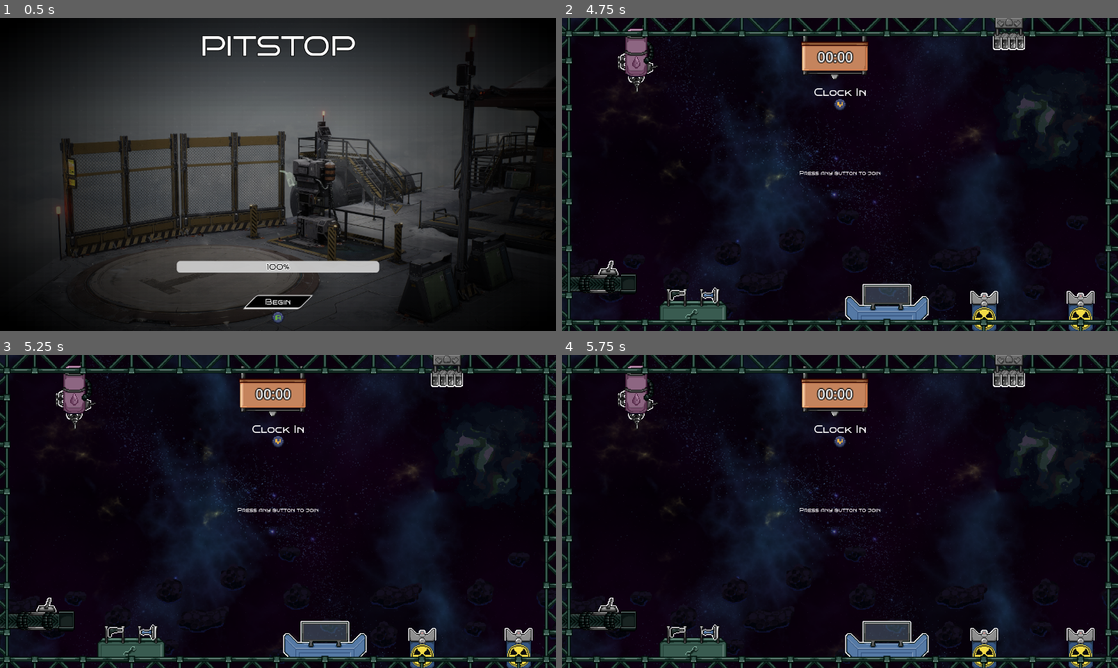
Above: before the commit, frames 1-4 (two rows, left to right).
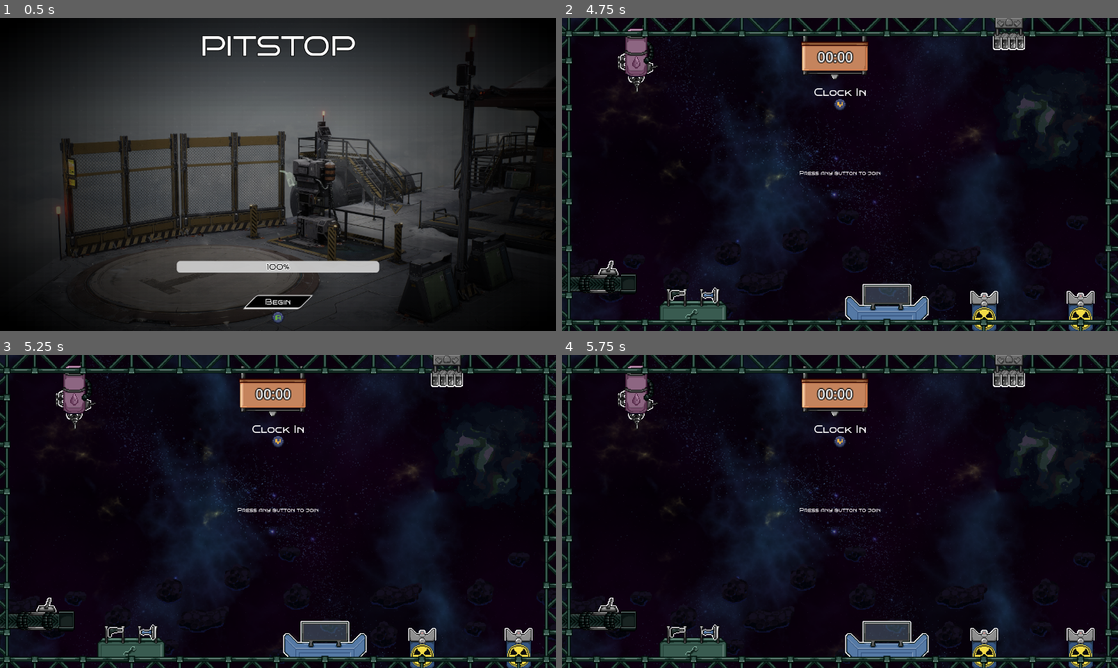
Above: after the commit, the same moments.

Repository: IMP1/pitstop
Game: Godot game, scene res://scenes/splash.tscn
Two runs of this game, one before a commit and one after it. Both use one fixed random seed, a clock stepped at 60 frames per second and the inputs below. Sound files missing from this copy of the repository are replaced by a short silence.
Inputs (mouse positions are in pixels of both pictures, inside the frame that each line leads up to):
- Up to frame 1 (0.5 s): no input
- Up to frame 2 (4.75 s): click "Begin" at 0.5 s; tap Enter every 0.75 s from 1.25 to 4.25 s; move the mouse to (962, 158) at 1.27 s; hold Right (ui_right) 1.28-2.03 s; hold T (vote_DEVICE) 1.28-2.03 s; click (962, 158) at 1.42 s; move the mouse to (728, 190) at 2.02 s; hold Down (ui_down) 2.03-2.78 s; tap T (vote_DEVICE) at 2.1, 3.6 s; move the mouse to (895, 105) at 2.77 s; hold Right (ui_right) 2.78-3.53 s; hold T (vote_DEVICE) 2.78-3.53 s; move the mouse to (812, 237) at 3.52 s; hold Up (ui_up) 3.53-4.28 s; click (812, 237) at 3.67 s; move the mouse to (1006, 221) at 4.27 s; hold Left (ui_left) from 4.28 s (still down); hold T (vote_DEVICE) from 4.28 s (still down)
- Up to frame 3 (5.25 s): keep holding Left (ui_left); tap Enter at 5 s; move the mouse to (111, 464) at 5.02 s; release T (vote_DEVICE) at 5.03 s; tap T (vote_DEVICE) at 5.1 s
- Up to frame 4 (5.75 s): keep holding Left (ui_left)

Frame 1 is identical in both runs. In frame 2, less than 0.1% of the frame differs, in the area x 39-100%, y 68-100%; in frame 3, less than 0.1%; in frame 4, less than 0.1%.

Commit message:
Add custom input prompt for faults needing aligning

Diff:
--- a/project/objects/interactable.gd
+++ b/project/objects/interactable.gd
@@ -4,6 +4,7 @@
 @export var hold_to_interact: bool = false
 @export var highlight_colour: Color = Color.WHITE
 @export var multiple_highlight_colour: Color = Color.WHITE
+@export var custom_interact_icon: Texture2D
 
 var _device_interacting: int
 var _highlight: bool = true
--- a/project/objects/player.gd
+++ b/project/objects/player.gd
@@ -237,6 +237,8 @@
 		_interact_prompt.visible = true
 		_potential_interact = nearest_interactable
 		_potential_interact.set_highlight_colour(colour, device_id)
+		if nearest_interactable.custom_interact_icon:
+			_interact_prompt.texture = nearest_interactable.custom_interact_icon
 
 
 func _update_grabbable() -> void:
--- a/project/objects/ship_components/ship_dirty_window.gd
+++ b/project/objects/ship_components/ship_dirty_window.gd
@@ -14,6 +14,8 @@
 
 func _ready():
 	super()
+	_progress_bar.max_value = time_to_clean
+	_progress_bar.value = 0
 
 
 func can_interact(player: Player) -> bool:
@@ -29,10 +31,12 @@
 		return
 	_device_interacting = player.device_id
 	_is_cleaning = true
+	_progress_bar.visible = true
 	_audio.play()
 
 
 func stop_interacting() -> void:
+	_progress_bar.visible = false
 	_is_cleaning = false
 	_audio.stop()
 
@@ -62,7 +66,7 @@
 		var game := get_node("/root/Game") as GameScene
 		for i in 20:
 			game._add_particle(pos + Vector2.DOWN * randf_range(-1, 1) * 6 + Vector2.RIGHT * randf_range(-1, 1), vel, 5, colour, 0.8)
-	# TODO: Play a squeaky noise?
+	_progress_bar.value = _cleanliness
 	if _cleanliness >= time_to_clean:
 		_cleanliness = time_to_clean
 		_is_finished = true
--- a/project/objects/ship_components/ship_misalignment.gd
+++ b/project/objects/ship_components/ship_misalignment.gd
@@ -40,6 +40,8 @@
 func _start_aligning(player: Player) -> void:
 	_device_interacting = player.device_id
 	_is_aligning = true
+	custom_interact_icon = InputManager.get_icon(InputMap.action_get_events(&"aim_left_%d" % _device_interacting)[0])
+	player._update_interactable()
 	_audio.play()
 
 
@@ -48,6 +50,7 @@
 		return
 	_audio.stop()
 	_is_aligning = false
+	custom_interact_icon = null
 	queue_redraw()
 
 
--- a/project/scenes/game.tscn
+++ b/project/scenes/game.tscn
@@ -56,7 +56,7 @@
 [ext_resource type="PackedScene" uid="uid://btfobc8djnixu" path="res://gui/debrief.tscn" id="50_q8aqo"]
 [ext_resource type="PackedScene" uid="uid://cjlt1e01vgy3v" path="res://gui/game_over.tscn" id="51_v41pc"]
 [ext_resource type="Texture2D" uid="uid://uwp03iqwerrd" path="res://assets/icons/gdb-xbox-2 (1).png" id="52_twyig"]
-[ext_resource type="PackedScene" uid="uid://ddv1nk6vtef7a" path="res://ships/test_2.tscn" id="53_c2kaw"]
+[ext_resource type="PackedScene" uid="uid://0ptf278idwty" path="res://ships/test_3.tscn" id="53_h73mh"]
 [ext_resource type="PackedScene" uid="uid://8y3141pm7o1r" path="res://scenes/settings.tscn" id="62_g7uv0"]
 
 [sub_resource type="AtlasTexture" id="AtlasTexture_lwaia"]
@@ -462,7 +462,7 @@
 [node name="Asteroid8" parent="Background/AsteroidBelt" instance=ExtResource("2_8buhw")]
 position = Vector2(210, 349)
 texture = SubResource("AtlasTexture_43ujk")
-velocity = Vector2(8, 0)
+velocity = Vector2(9, 0)
 scroll = true
 scroll_bounds = Rect2(-64, -64, 768, 768)
 
@@ -518,7 +518,7 @@
 [node name="Asteroid18" parent="Background/AsteroidBelt" instance=ExtResource("2_8buhw")]
 position = Vector2(-166, 409)
 texture = SubResource("AtlasTexture_brlu8")
-velocity = Vector2(8, 0)
+velocity = Vector2(7, 0)
 scroll = true
 scroll_bounds = Rect2(-64, -64, 768, 768)
 
@@ -567,21 +567,21 @@
 [node name="Asteroid22" parent="Background/AsteroidBelt" instance=ExtResource("2_8buhw")]
 position = Vector2(-118, 437)
 texture = SubResource("AtlasTexture_0e4iq")
-velocity = Vector2(8, 0)
+velocity = Vector2(9, 0)
 scroll = true
 scroll_bounds = Rect2(-64, -64, 768, 768)
 
 [node name="Asteroid23" parent="Background/AsteroidBelt" instance=ExtResource("2_8buhw")]
 position = Vector2(-195, 375)
 texture = SubResource("AtlasTexture_0e4iq")
-velocity = Vector2(8, 0)
+velocity = Vector2(9, 0)
 scroll = true
 scroll_bounds = Rect2(-64, -64, 768, 768)
 
 [node name="Asteroid24" parent="Background/AsteroidBelt" instance=ExtResource("2_8buhw")]
 position = Vector2(-216, 443)
 texture = SubResource("AtlasTexture_0e4iq")
-velocity = Vector2(8, 0)
+velocity = Vector2(9, 0)
 scroll = true
 scroll_bounds = Rect2(-64, -64, 768, 768)
 
@@ -1134,8 +1134,8 @@
 [node name="Ship" type="Node2D" parent="."]
 position = Vector2(200, 184)
 
-[node name="Ship3" parent="Ship" instance=ExtResource("53_c2kaw")]
-position = Vector2(541, -133)
+[node name="Ship2" parent="Ship" instance=ExtResource("53_h73mh")]
+position = Vector2(681, -72)
 
 [node name="Particles" type="Node2D" parent="."]
 
Not shown, changed: project/export_presets.cfg
